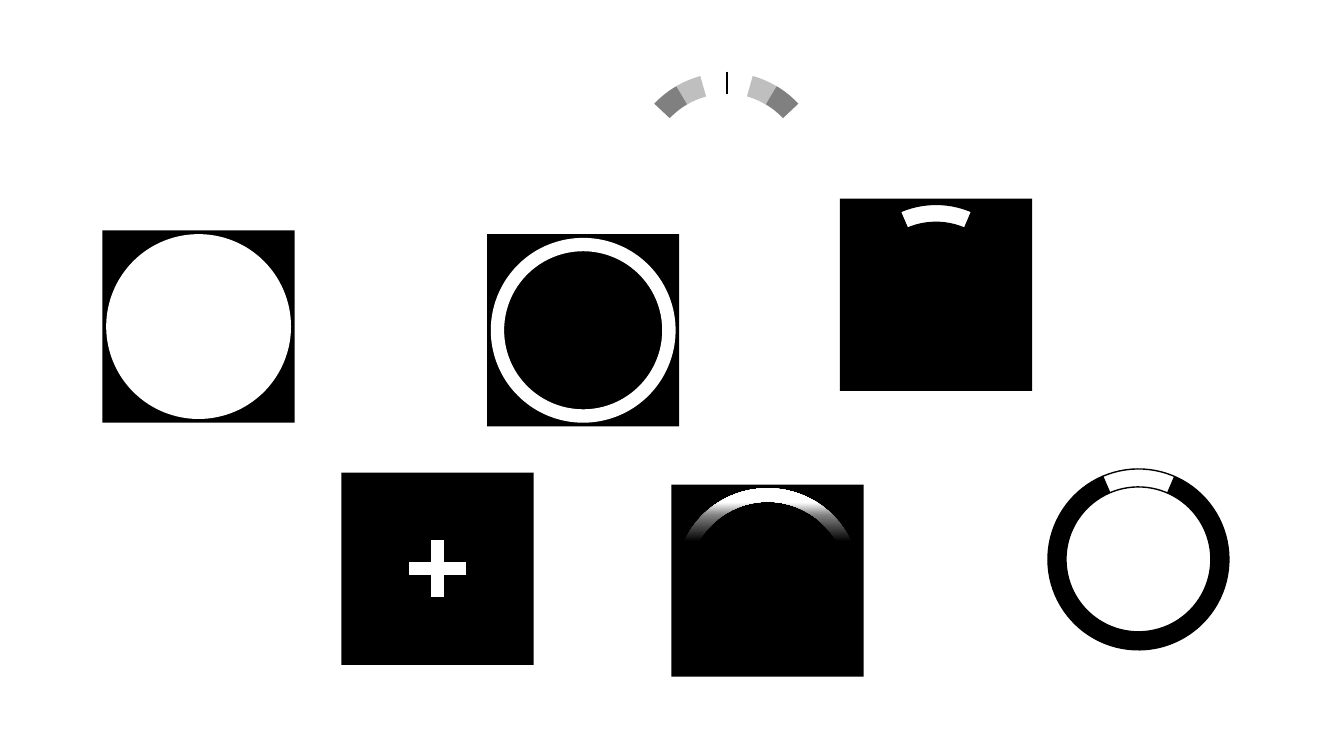
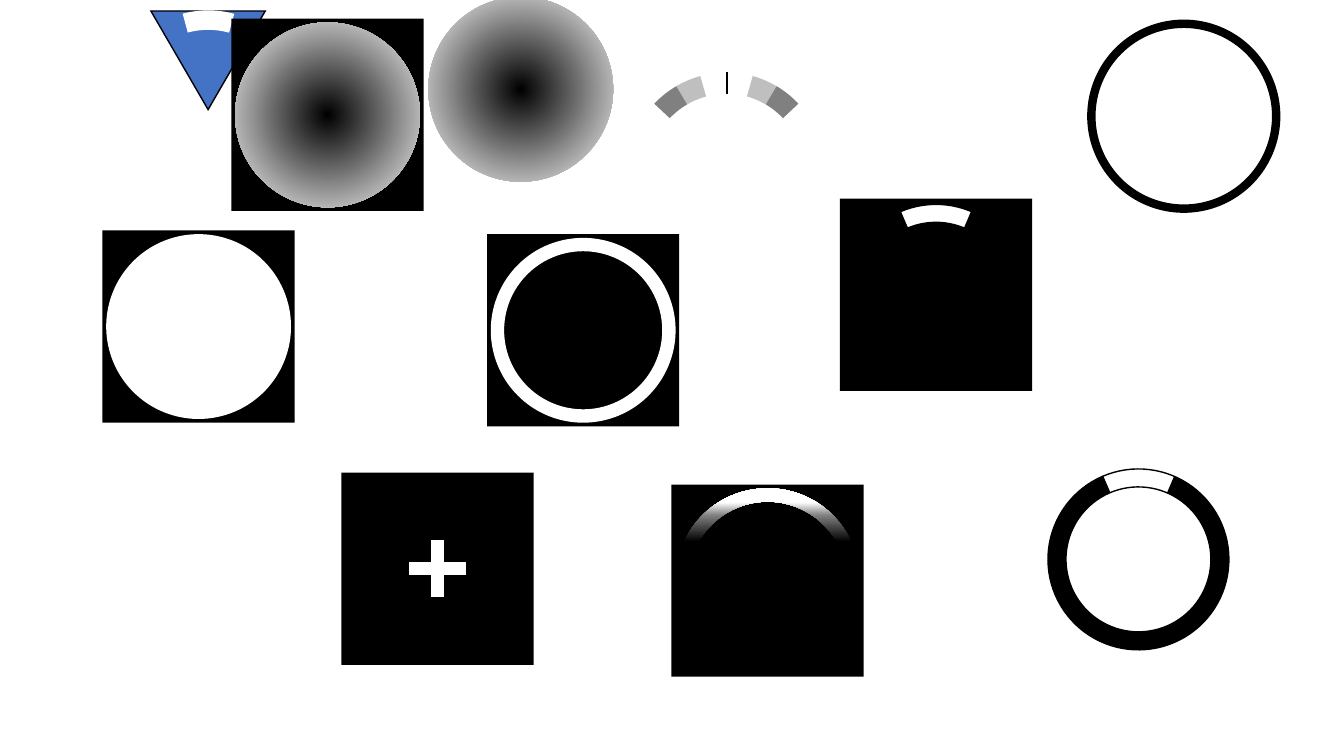
Before and after one commit to maximedaniel/ExpandDialSticks, a slide deck: slide 3 of Texture.pptx. Drawn at 1344x756 pixels with LibreOffice and Linux fonts; fonts in the diff are those of the drawing. Boxes give left, top, right and bottom in pixels: in the first picture for what was removed or moved away, otherwise in the second. Text is boxed around its words. In the diff, an @@ line names an element or a change of style, - is before the commit and + after.

```diff
--- a/Texture.pptx
+++ b/Texture.pptx
@@ arch (boxed as its full ring) added at bbox=[88, 0, 330, 230], fill #FFFFFF @@
@@ triangle added at bbox=[151, 11, 265, 110], fill #4472C4, outline #000000 1 pt @@
@@ rectangle added at bbox=[232, 19, 424, 212], fill #000000 @@
@@ ellipse added at bbox=[235, 22, 419, 207], fill gradient #000000 to #FFFFFF @@
@@ ellipse added at bbox=[429, 0, 613, 181], fill gradient #000000 to #FFFFFF @@
@@ ellipse added at bbox=[1092, 24, 1276, 209], fill #FFFFFF, outline #000000 6 pt @@
```
Also in this commit, not shown: 37 other files.
